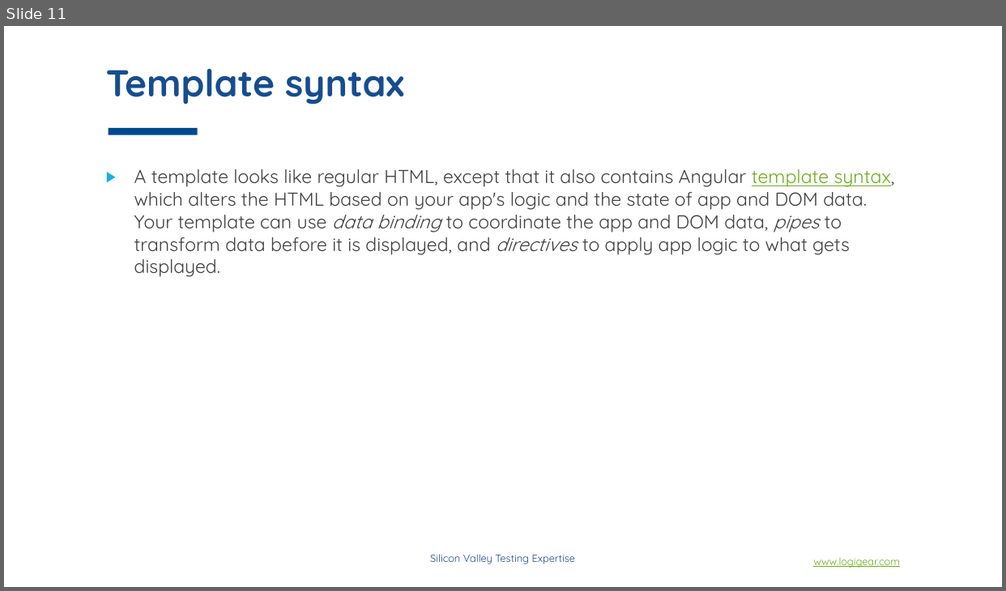
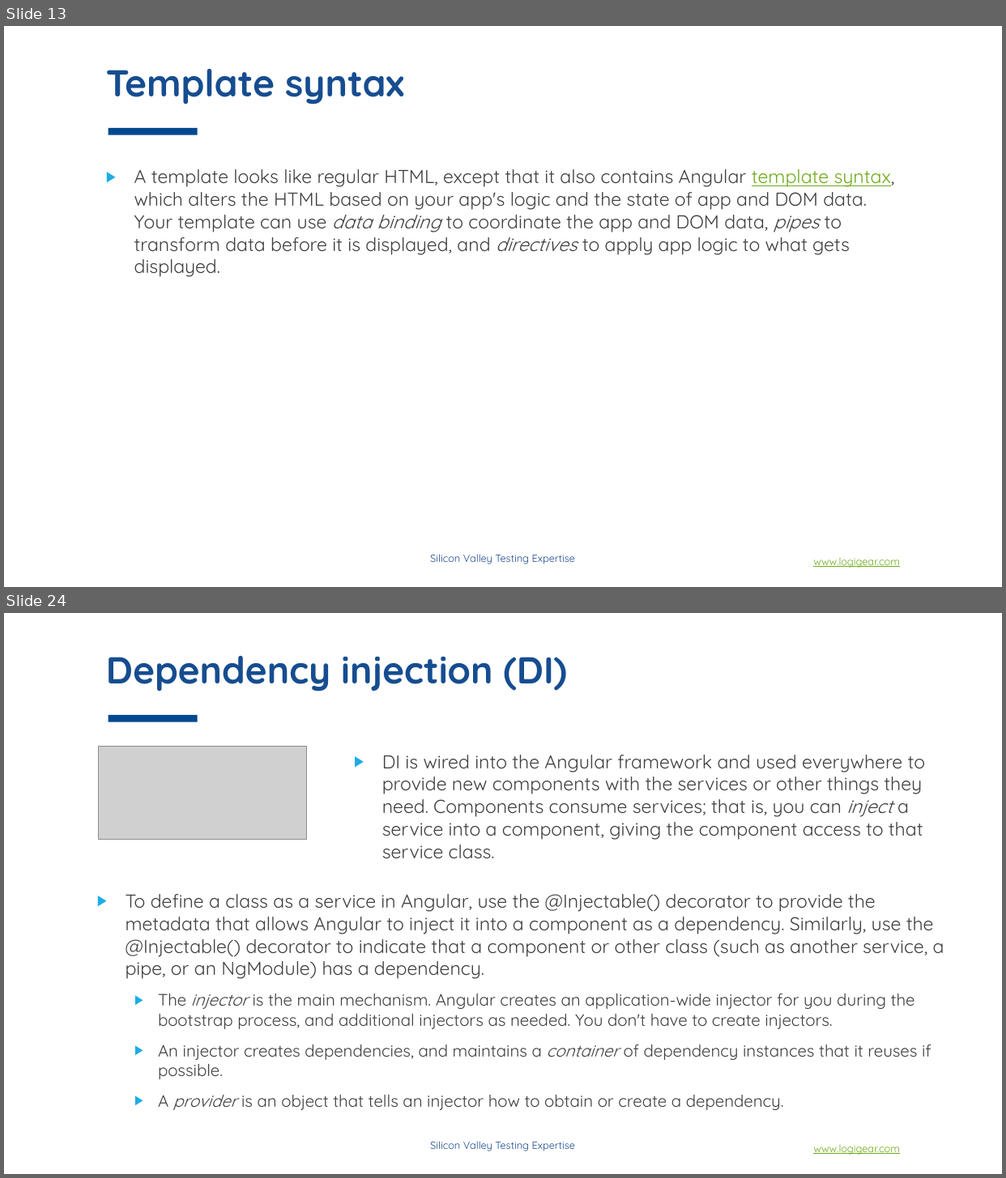
Before and after one commit to phongha1912/spring, a slide deck: Angular concepts.pptx. Shown one above the other, each under a label of ours: slide 11 before the commit, slides 13 and 24 after it; the slides between them are not shown. The pictures are 1006x591 and 1006x1178 pixels, drawn with LibreOffice and Linux fonts; fonts in the diff are those of the drawing; grey boxes stand for pictures; background and template pictures are left out. Boxes give left, top, right and bottom in pixels: in the first picture for what was removed or moved away, otherwise in the second. Text is boxed around its words. In the diff, an @@ line names an element or a change of style, - is before the commit and + after.

```diff
--- a/Angular concepts.pptx
+++ b/Angular concepts.pptx
@@ slide 24 added at [4, 613, 1002, 1174], background #FFFFFF; not listed: 3 template elements that a slide beside it also shows @@
@@ title added at [106, 656, 567, 692], 36 pt, text #164D90, bold @@
+Dependency injection (DI)
@@ picture added at [98, 747, 306, 840] @@
@@ text added at [382, 755, 925, 859], 18 pt, text #404040 @@
+▶ DI is wired into the Angular framework and used everywhere to provide new components with the services or other things they need. Components consume services; that is, you can inject a service into a component, giving the component access to that service class.
@@ text added at [126, 894, 944, 1110], 16 pt, text #404040 @@
+▶ To define a class as a service in Angular, use the @Injectable() decorator to provide the metadata that allows Angular to inject it into a component as a dependency. Similarly, use the @Injectable() decorator to indicate that a component or other class (such as another service, a pipe, or an NgModule) has a dependency.
+  ▶ The injector is the main mechanism. Angular creates an application-wide injector for you during the bootstrap process, and additional injectors as needed. You don't have to create injectors.
+  ▶ An injector creates dependencies, and maintains a container of dependency instances that it reuses if possible.
+  ▶ A provider is an object that tells an injector how to obtain or create a dependency.
@@ what was slide 11 is now slide 13 @@
```
Also in this commit, not shown: 7 slides changed, 13 other slides added, 1 slide removed.
